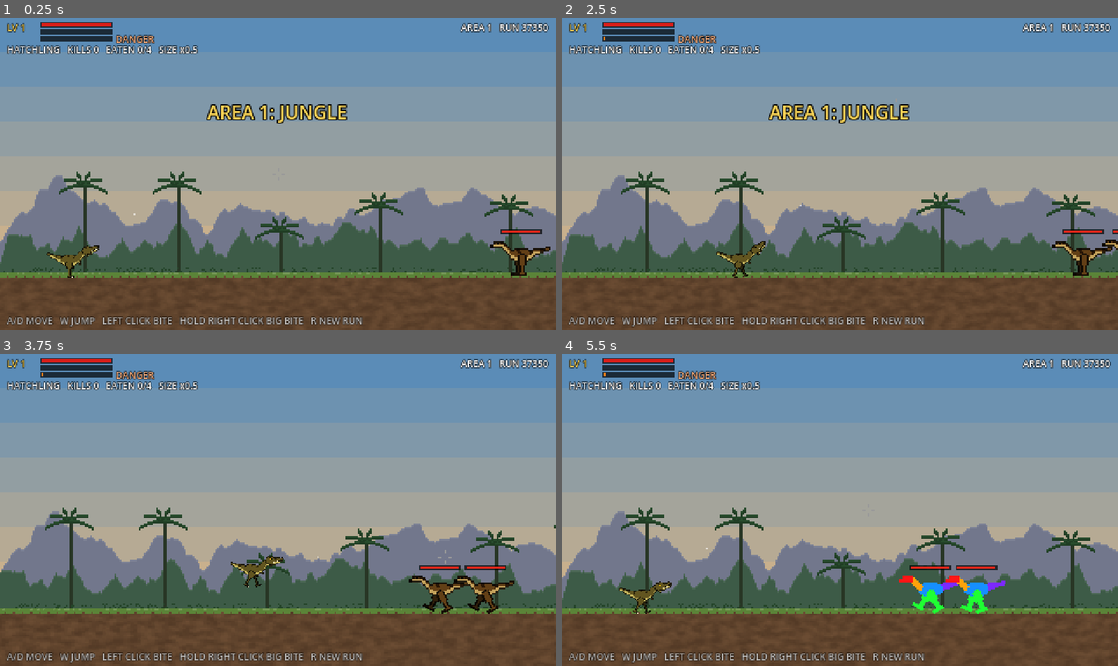
Above: before the commit, frames 1-4 (two rows, left to right).
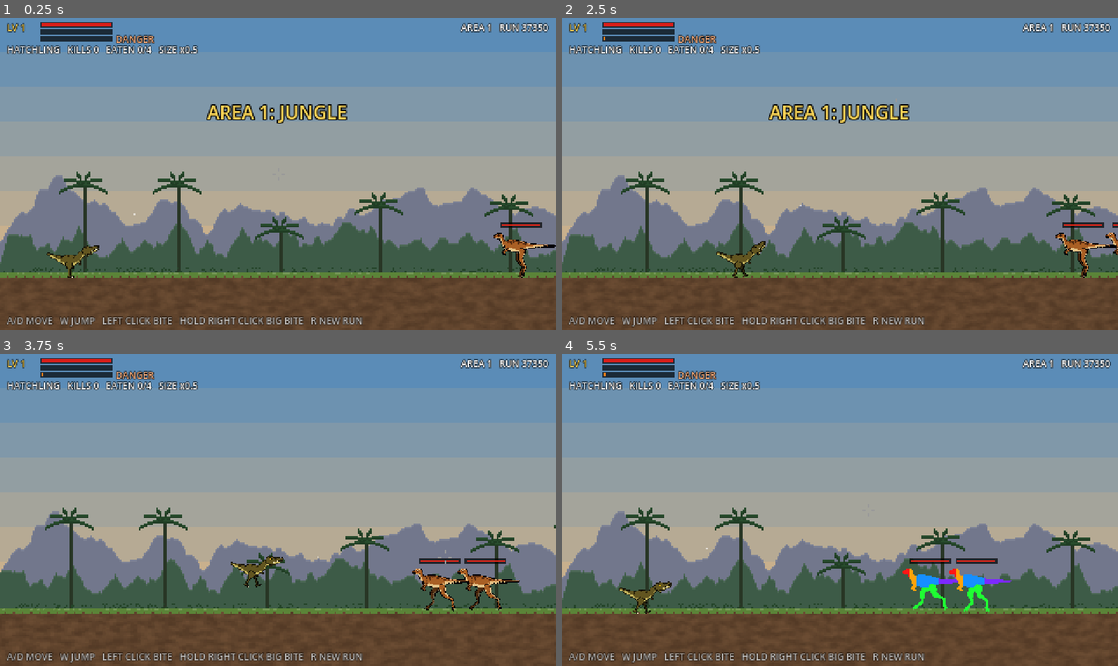
Above: after the commit, the same moments.

Repository: eflare17/Smashed-tv
Game: Godot game, scene res://main.tscn
Two runs of this game, one before a commit and one after it. Both use one fixed random seed, a clock stepped at 60 frames per second and the inputs below.
Inputs (mouse positions are in pixels of both pictures, inside the frame that each line leads up to):
- Up to frame 1 (0.25 s): no input
- Up to frame 2 (2.5 s): tap Enter at 0.5 s; move the mouse to (962, 158) at 0.52 s; press the mouse at (962, 158) at 0.53 s; hold D (right) 0.53-1.28 s; tap W (jump) at 0.77, 1.07, 1.52, 1.82 s; move the mouse to (728, 189) at 1.27 s; release the mouse at (728, 189) at 1.28 s; hold A (left) 1.28-2.03 s; right-click (728, 189) at 1.35 s; click (728, 189) at 1.55 s; move the mouse to (895, 105) at 2.02 s; press the mouse at (895, 105) at 2.03 s; hold D (right) from 2.03 s (still down)
- Up to frame 3 (3.75 s): move the mouse to (250, 572) at 2.77 s; release D (right) at 2.78 s; release the mouse at (250, 572) at 2.78 s; hold Up 2.78-3.53 s; tap 1 (pick1) at 2.85 s; tap W (jump) at 3.02, 3.32 s; click (250, 572) at 3.05 s; move the mouse to (444, 556) at 3.52 s; press the mouse at (444, 556) at 3.53 s; hold A (left) from 3.53 s (still down); tap 2 (pick2) at 3.6 s
- Up to frame 4 (5.5 s): keep holding A (left); tap W (jump) at 3.77, 4.07, 4.52, 4.82 s; tap F3 (zones) at 4.15 s; move the mouse to (673, 463) at 4.27 s; release the mouse at (673, 463) at 4.28 s; tap 3 (pick3) at 4.35 s; click (673, 463) at 4.55 s; move the mouse to (867, 510) at 5.02 s; press the mouse at (867, 510) at 5.03 s; tap Space at 5.1 s

The runs differ from the first frame. In frame 1, 0.8% of the frame differs, in the area x 88-100%, y 65-84%; in frame 2, 0.9%; in frame 3, 1.7%, in the area x 73-94%, y 65-84%; in frame 4, 1.6%.

Commit message:
Dino: the runner is back on the new art
Checked in close-ups (standing, walking, zones, one bite, dead) against the old
art. Fix: dead bodies dropped by a fixed amount, so new art with longer legs
floated; the drop now comes from the sprite's leg length. Adds tests/shot_one.gd
(close-ups of one creature) and tools/side_by_side.gd (before/after picture).

Co-Authored-By: Claude Opus 5.5 <noreply@anthropic.com>

Diff:
--- a/dino/scripts/art_loader.gd
+++ b/dino/scripts/art_loader.gd
@@ -28,7 +28,7 @@
 ## by eye (hinges, sizes, which piece is which); until then the code-drawn placeholder is used.
 const ENABLED := {
 	"hatchling": false, "raptor": false, "allosaur": false, "tyrant": false,
-	"grazer": false, "runner": false, "charger": false, "flyer": false,
+	"grazer": false, "runner": true, "charger": false, "flyer": false,
 }
 
 static var _cache := {}
@@ -132,7 +132,9 @@
 		parts.append({"name": "wing", "image": wing, "zones": wz, "pivot": wp, "pos": at,
 				"anchors": wa, "z": 1, "parent": "", "wing": true})
 	var height := (leg_len + hip_y) * k if legs > 0 else bh * k
-	return {"parts": parts, "height": height, "k": k, "half_w": bw * k * 0.3, "foot": (bh * 0.5 * k) if legs == 0 else 0.0}
+	# how far the body drops when it dies: most of the leg (in the rig's own pixels: the rig is scaled by k)
+	return {"parts": parts, "height": height, "k": k, "half_w": bw * k * 0.3, "foot": (bh * 0.5 * k) if legs == 0 else 0.0,
+			"drop": leg_len * 0.8}
 
 # --- picture rules -----------------------------------------------------------------------------------------
 
--- a/dino/scripts/dino.gd
+++ b/dino/scripts/dino.gd
@@ -50,6 +50,8 @@
 	rig.scale = Vector2(facing * art_k, art_k)
 	if art.has("half_w"):
 		half_w = art.half_w
+	if art.has("drop") and "slump_drop" in self:
+		set("slump_drop", art.drop)
 	if art.has("foot"):
 		foot = art.foot
 	for p: Dictionary in art.parts:
--- a/dino/scripts/prey.gd
+++ b/dino/scripts/prey.gd
@@ -44,12 +44,12 @@
 		build(art if not art.is_empty() else DinoArt.runner())
 		if art.is_empty():
 			half_w = 6.0
+			slump_drop = 6.0
 		wander_speed = 30.0
 		run_speed = 85.0
 		flee_time = 0.9
 		rest_time = 0.8
 		scare_range = 95.0
-		slump_drop = 6.0
 	else:
 		# the big grazer outruns you flat out, but only in bursts: catch it cornered, tired, or with the big lunge
 		var art := ArtLoader.rig("grazer")
--- /dev/null
+++ b/dino/tests/shot_one.gd
@@ -0,0 +1,101 @@
+extends SceneTree
+## Close-ups of one kind of creature (needs a window), to check its art: standing next to you, walking, the zone
+## map (F3's colours), after a few bites, and dead. From the dino folder:
+##   godot --path . --script res://tests/shot_one.gd -- --out=<folder> --kind=<runner|grazer|charger|hunter|flyer>
+
+const DinoArt := preload("res://scripts/dino_art.gd")
+
+func _initialize() -> void:
+	_run.call_deferred()
+
+func _shot(out: String, name: String, at: Vector2) -> void:
+	await RenderingServer.frame_post_draw
+	var img := root.get_viewport().get_texture().get_image()
+	# a 4x close-up around `at` (screen position)
+	var r := Rect2i(Vector2i(clampi(int(at.x) - 60, 0, 360), clampi(int(at.y) - 50, 0, 170)), Vector2i(120, 100))
+	var zoom := img.get_region(r)
+	zoom.resize(480, 400, Image.INTERPOLATE_NEAREST)
+	zoom.save_png("%s/%s.png" % [out, name])
+
+func _run() -> void:
+	var out := "shots"
+	var kind := "runner"
+	for a in OS.get_cmdline_user_args():
+		if a.begins_with("--out="):
+			out = a.substr(6)
+		elif a.begins_with("--kind="):
+			kind = a.substr(7)
+	DirAccess.make_dir_recursive_absolute(out)
+	var main: Node = load("res://main.tscn").instantiate()
+	root.add_child(main)
+	for f in 5:
+		await process_frame
+	main.set("_hunt_t", 99999.0)
+	main.set("_herd_t", 99999.0)
+	for c in main.creatures.duplicate():
+		c.queue_free()
+	main.creatures.clear()
+	main.obstacles.clear()
+	main.platforms.clear()
+	var pl: Player = main.player
+	pl.position = Vector2(200.0, main.GROUND_Y)
+	var c: Prey
+	match kind:
+		"grazer":
+			c = main.spawn_prey(250.0)
+		"charger":
+			c = main._spawn_herd_kind(Area.HERD_CHARGER, 260.0)
+		"hunter":
+			c = main.spawn_hunter(240.0)
+		"flyer":
+			c = main.spawn_flyer(240.0)
+		_:
+			c = main.spawn_prey(235.0, Prey.RUNNER)
+	await process_frame
+	c.state = 99
+	c.vel = Vector2.ZERO
+	c.set_facing(-1.0)
+	if c is Flyer:
+		c.position = Vector2(240.0, main.GROUND_Y - 40.0)
+	for f in 4:
+		await process_frame
+	var at: Vector2 = c.get_global_transform_with_canvas().origin + Vector2(-10, -10)
+	await _shot(out, "%s_1_stand" % kind, at)
+	# walking: swing the legs a few frames in
+	c.set_facing(1.0)
+	for f in 7:
+		c.animate(1.0 / 60.0, true, 12.0)
+		if c is Flyer:
+			(c as Flyer)._flap_wings(1.0 / 60.0, 9.0)
+		await process_frame
+	await _shot(out, "%s_2_walk" % kind, at)
+	c.set_facing(-1.0)
+	# the zones
+	c.set_show_zones(true)
+	await process_frame
+	await _shot(out, "%s_3_zones" % kind, at)
+	c.set_show_zones(false)
+	# one bite, in the middle of the body
+	var rng := RandomNumberGenerator.new()
+	rng.seed = 3
+	for z in [DinoArt.BODY]:
+		var pts: Array = []
+		for part in c.parts:
+			for i in part.w * part.h:
+				if part.alive[i] == 1 and part.zone[i] == z:
+					pts.append(part.to_world(Vector2(i % part.w + 0.5, i / part.w + 0.5)))
+		if not pts.is_empty():
+			main.player_bite(pl, pts[pts.size() / 2], pl.bite_radius)
+	c.state = 99
+	c.vel = Vector2.ZERO
+	for f in 20:
+		await process_frame
+	await _shot(out, "%s_4_bitten" % kind, at)
+	# dead
+	if not c.dead:
+		c.die()
+	for f in 90:
+		await process_frame
+	await _shot(out, "%s_5_dead" % kind, at)
+	print("%s: %d parts, height %.1f, half_w %.1f, art_k %.2f" % [kind, c.parts.size(), c.height, c.half_w, c.art_k])
+	quit()
--- /dev/null
+++ b/dino/tools/side_by_side.gd
@@ -0,0 +1,32 @@
+extends SceneTree
+## Puts two folders of close-ups side by side (before on the left, after on the right), one row per shot.
+## godot --headless --path . --script res://tools/side_by_side.gd -- --left=<dir> --right=<dir> --names=a,b,c --out=<file>
+func _initialize() -> void:
+	var left := ""
+	var right := ""
+	var names: PackedStringArray
+	var out := ""
+	for a in OS.get_cmdline_user_args():
+		if a.begins_with("--left="):
+			left = a.substr(7)
+		elif a.begins_with("--right="):
+			right = a.substr(8)
+		elif a.begins_with("--names="):
+			names = a.substr(8).split(",")
+		elif a.begins_with("--out="):
+			out = a.substr(6)
+	var rows: Array = []
+	for n in names:
+		rows.append([Image.load_from_file(left + "/" + n + ".png"), Image.load_from_file(right + "/" + n + ".png")])
+	var cw: int = rows[0][0].get_width()
+	var ch: int = rows[0][0].get_height()
+	var gap := 8
+	var img := Image.create(cw * 2 + gap * 3, (ch + gap) * rows.size() + gap, false, Image.FORMAT_RGBA8)
+	img.fill(Color(0.1, 0.1, 0.1))
+	for r in rows.size():
+		for c in 2:
+			var src: Image = rows[r][c]
+			src.convert(Image.FORMAT_RGBA8)
+			img.blit_rect(src, Rect2i(0, 0, cw, ch), Vector2i(gap + c * (cw + gap), gap + r * (ch + gap)))
+	img.save_png(out)
+	quit()
